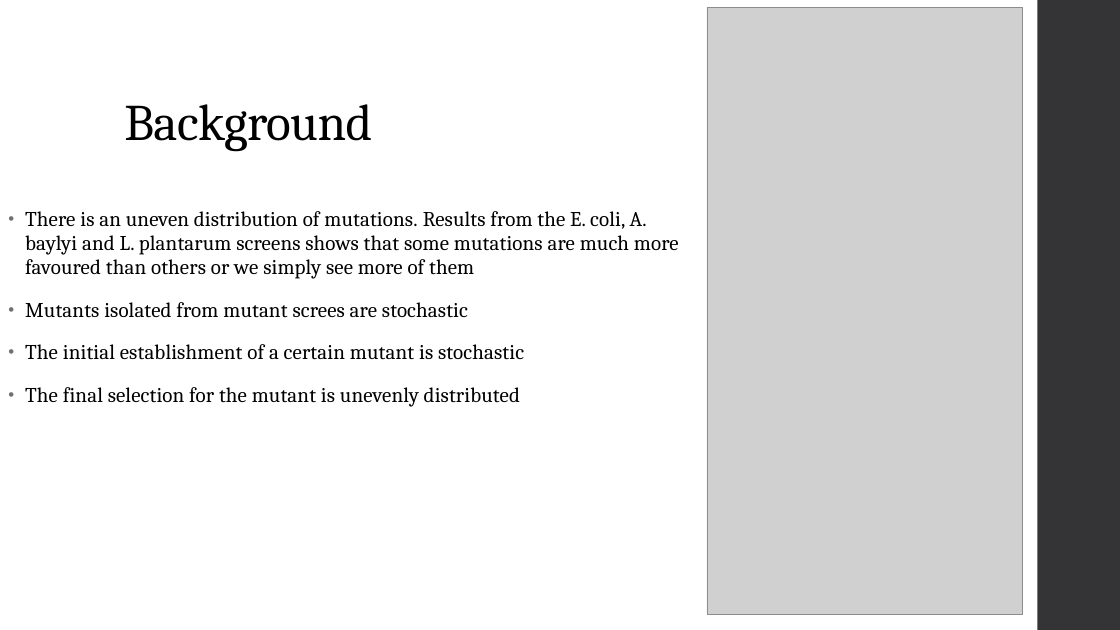
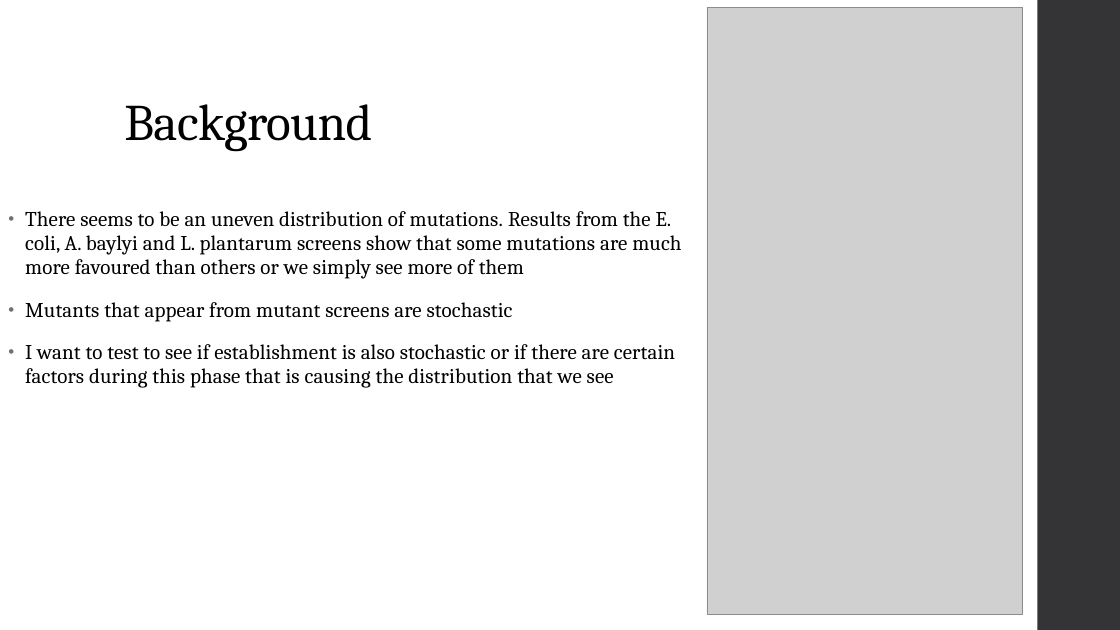
Before and after one commit to Ziqing-Liu/RIFRxT, a slide deck: slide 12 of Research Update.pptx (slide 16 before the commit). Drawn at 1120x630 pixels with LibreOffice and Linux fonts; fonts in the diff are those of the drawing; grey boxes stand for pictures. Boxes give left, top, right and bottom in pixels: in the first picture for what was removed or moved away, otherwise in the second. Text is boxed around its words. In the diff, an @@ line names an element or a change of style, - is before the commit and + after.

```diff
--- a/Research Update.pptx
+++ b/Research Update.pptx
@@ text at box(25, 211, 681, 388): text changed @@
-• There is an uneven distribution of mutations. Results from the E. coli, A. baylyi and L. plantarum screens shows that some mutations are much more favoured than others or we simply see more of them
-• Mutants isolated from mutant screes are stochastic
-• The initial establishment of a certain mutant is stochastic
-• The final selection for the mutant is unevenly distributed
+• There seems to be an uneven distribution of mutations. Results from the E. coli, A. baylyi and L. plantarum screens show that some mutations are much more favoured than others or we simply see more of them
+• Mutants that appear from mutant screens are stochastic
+• I want to test to see if establishment is also stochastic or if there are certain factors during this phase that is causing the distribution that we see
```
Also in this commit, not shown: 6 other slides changed, 2 slides added, 1 slide removed, 2 other files.
